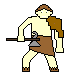
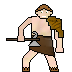
Comparing the layer stacks of the two (72, 72) images. Changes:
renamed "Warstwa" to "Bezczyn", painted on it over [8, 17, 41, 47]
added layer "kopia: wARRIOR.png" above "wARRIOR.png" over [22, 9, 63, 68]
painted on "wARRIOR.png" over [23, 9, 63, 68]
